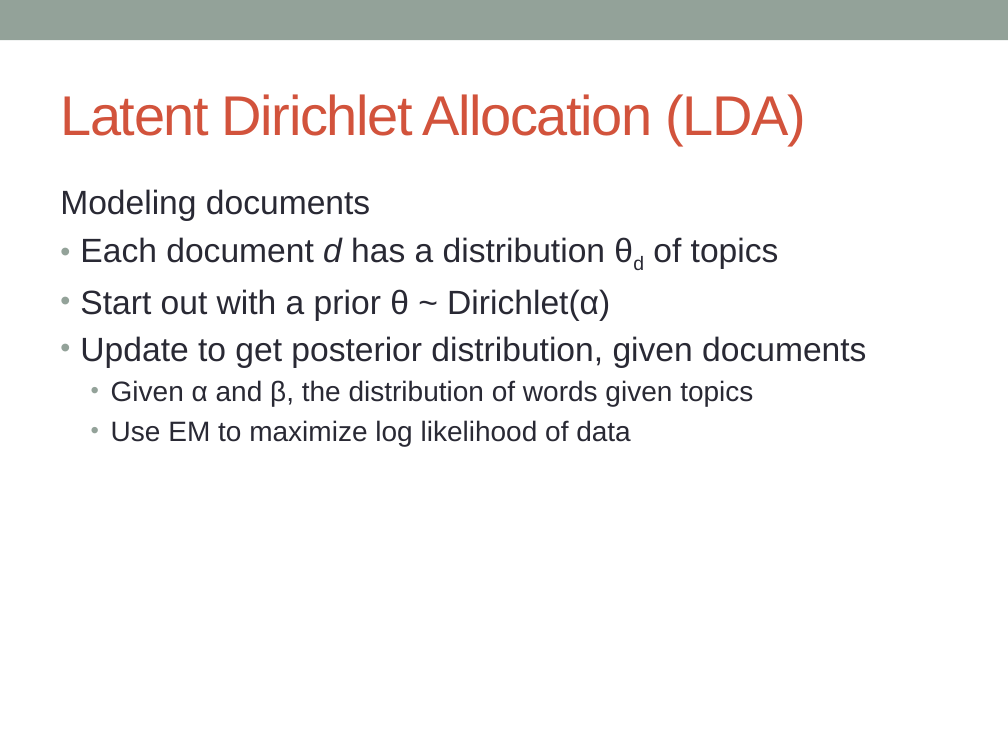
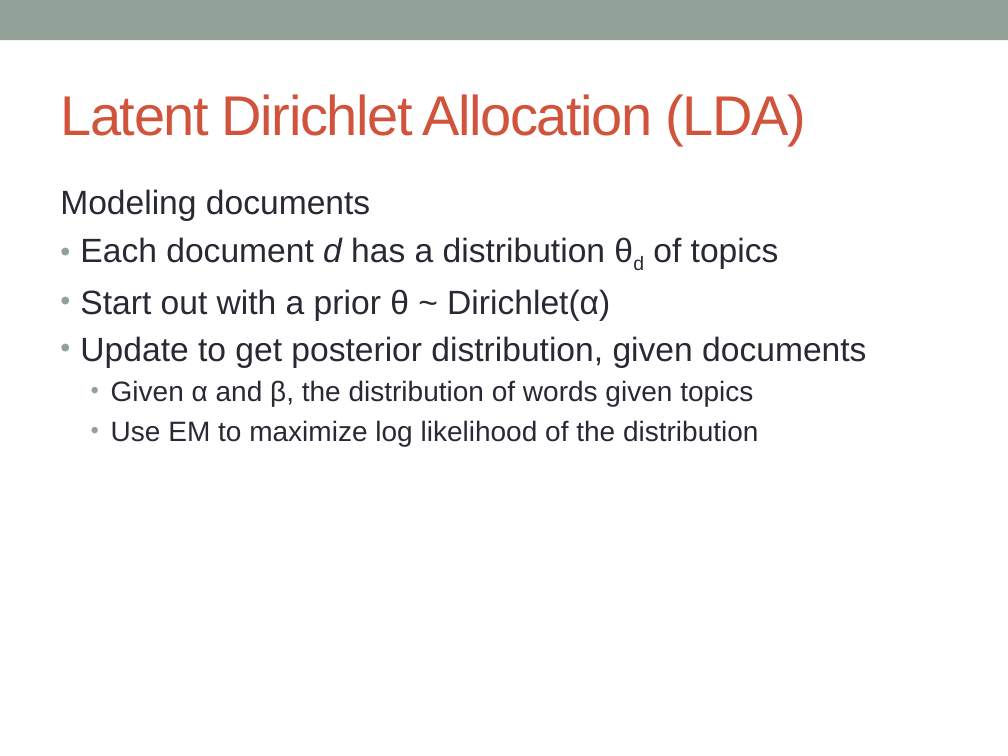
Before and after one commit to markheimann/Bayesian-ML, a slide deck: slide 9 of BMML_Presentation.pptx. Drawn at 1008x756 pixels with LibreOffice and Linux fonts; fonts in the diff are those of the drawing. Boxes give left, top, right and bottom in pixels: in the first picture for what was removed or moved away, otherwise in the second. Text is boxed around its words. In the diff, an @@ line names an element or a change of style, - is before the commit and + after.

```diff
--- a/BMML_Presentation.pptx
+++ b/BMML_Presentation.pptx
@@ text at box(111, 420, 758, 446): text changed @@
-  • Use EM to maximize log likelihood of data
+  • Use EM to maximize log likelihood of the distribution
```
Also in this commit, not shown: 1 other slide changed.
